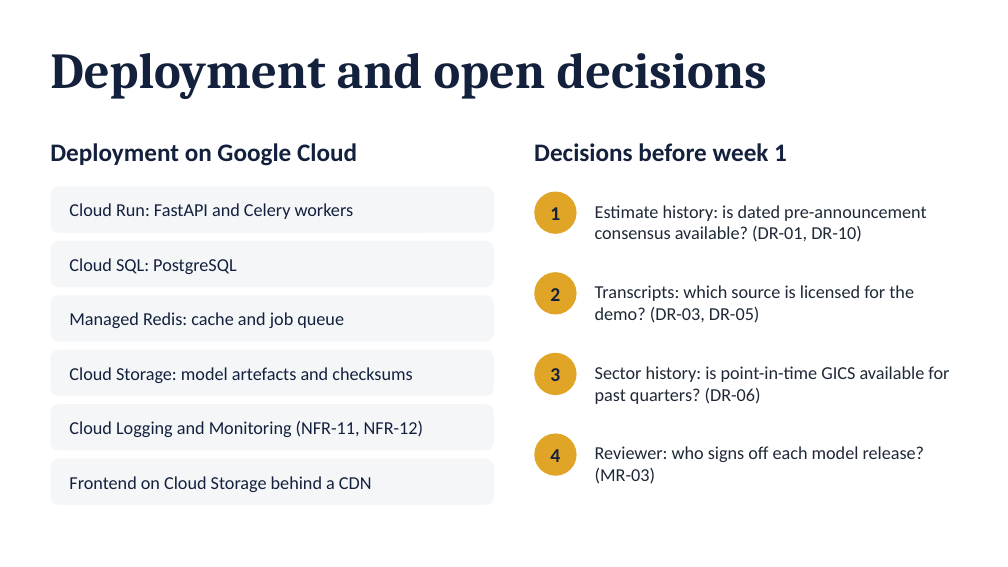
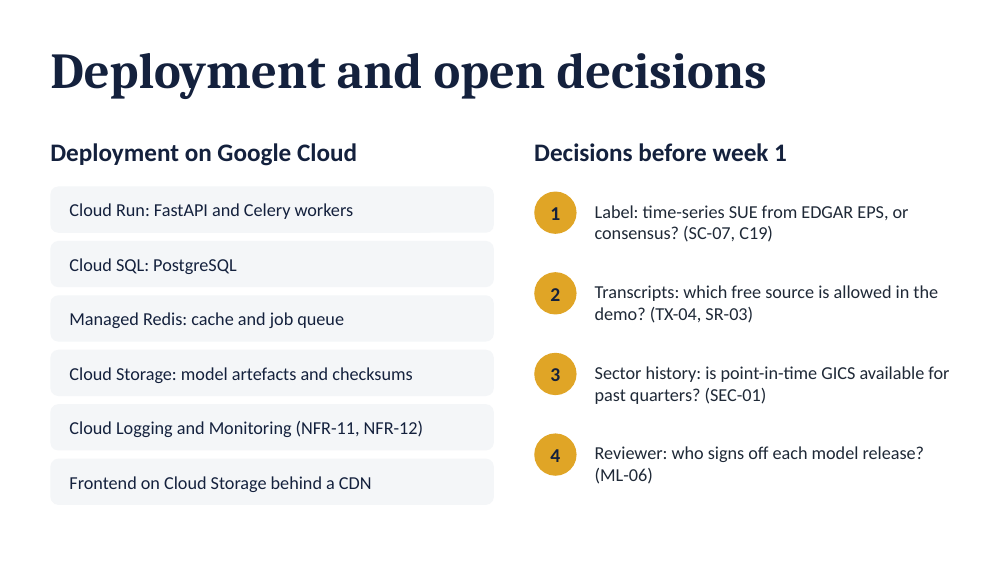
Before and after one commit to johnsajeeve/Earnings-Surprise-Predictor, a slide deck: slide 6 of docs/architecture/earnings-predictor-architecture.pptx. Drawn at 1008x567 pixels with LibreOffice and Linux fonts; fonts in the diff are those of the drawing. Boxes give left, top, right and bottom in pixels: in the first picture for what was removed or moved away, otherwise in the second. Text is boxed around its words. In the diff, an @@ line names an element or a change of style, - is before the commit and + after.

```diff
--- a/docs/architecture/earnings-predictor-architecture.pptx
+++ b/docs/architecture/earnings-predictor-architecture.pptx
@@ text at (x1=595, y1=205, x2=909, y2=242): text changed @@
-Estimate history: is dated pre-announcement consensus available? (DR-01, DR-10)
+Label: time-series SUE from EDGAR EPS, or consensus? (SC-07, C19)
@@ text at (x1=595, y1=285, x2=938, y2=323): text changed @@
-Transcripts: which source is licensed for the demo? (DR-03, DR-05)
+Transcripts: which free source is allowed in the demo? (TX-04, SR-03)
@@ text at (x1=595, y1=366, x2=949, y2=404): text changed @@
-Sector history: is point-in-time GICS available for past quarters? (DR-06)
+Sector history: is point-in-time GICS available for past quarters? (SEC-01)
@@ text at (x1=595, y1=446, x2=925, y2=484): text changed @@
-Reviewer: who signs off each model release? (MR-03)
+Reviewer: who signs off each model release? (ML-06)
```
Also in this commit, not shown: 1 other slide changed, 10 other files.
